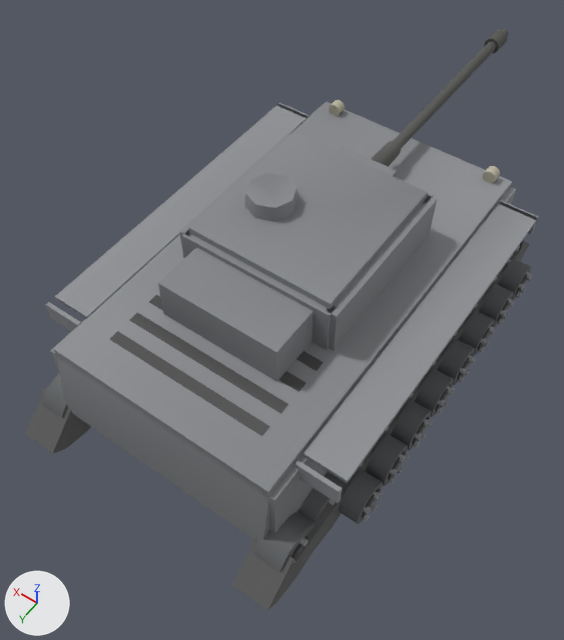
Before and after pictures for a commit that changed the glTF model client/assets/models/tiger1.glb.
One viewpoint serves both versions: a camera (50 mm lens) standing at (-4.09, 6.23, 10.13) and looking at (0.17, 0.26, 0.76). Lighting does not change. The marker at lower left points along +X, +Y and +Z. The older version comes first. Where no turn or scale is listed for an object, it has been applied to the vertices. Vertices at exactly the same position are counted once.

Before the edit, the objects in view are built like this:
```python
me_mesh_36 = bpy.data.meshes.new('Mesh_36')
me_mesh_36.from_pydata(...)  # 168 vertices, 312 faces; spans x -2.13..2.13, y -3.8..3.8, z 0.1..1.17
me_mesh_36.materials.append(mat_tracks_mat)
me_mesh_40 = bpy.data.meshes.new('Mesh_40')
me_mesh_40.from_pydata(...)  # 44 vertices, 76 faces; spans x -1.7..1.7, y 2.7..3.3, z 0.76..1.93
me_mesh_40.materials.append(mat_hullrear_mat)
me_mesh_42 = bpy.data.meshes.new('Mesh_42')
me_mesh_42.from_pydata(...)  # 16 vertices, 24 faces; spans x -1.15..1.15, y -1.29..2.05, z 0.0..0.78
me_mesh_42.materials.append(mat_turretfront_mat)
me_mesh_43 = bpy.data.meshes.new('Mesh_43')
me_mesh_43.from_pydata(...)  # 16 vertices, 24 faces; spans x -1.23..1.23, y -1.25..1.25, z 0.0..0.78
me_mesh_43.materials.append(mat_turretside_mat)
me_mesh_44 = bpy.data.meshes.new('Mesh_44')
me_mesh_44.from_pydata(...)  # a box spanning x -1.15..1.15, y 1.13..1.29, z 0.0..0.78
me_mesh_44.materials.append(mat_turretrear_mat)
me_mesh_45 = bpy.data.meshes.new('Mesh_45')
me_mesh_45.from_pydata(...)  # 26 vertices, 44 faces; spans x -1.1..1.1, y -1.2..1.2, z 0.78..1.11
me_mesh_45.materials.append(mat_turretroof_mat)
ob_hullrear = bpy.data.objects.new('hullRear', me_mesh_40)
ob_hullrear.location = (0.0, 0.0, 0.0)
ob_tracks = bpy.data.objects.new('tracks', me_mesh_36)
ob_tracks.location = (0.0, 0.0, 0.0)
ob_turretfront = bpy.data.objects.new('turretFront', me_mesh_42)
ob_turretfront.parent = ob_turret
ob_turretfront.location = (0.0, 0.0, 0.0)
ob_turretrear = bpy.data.objects.new('turretRear', me_mesh_44)
ob_turretrear.parent = ob_turret
ob_turretrear.location = (0.0, 0.0, 0.0)
ob_turretroof = bpy.data.objects.new('turretRoof', me_mesh_45)
ob_turretroof.location = (0.0, -0.15, 1.96)
ob_turretside = bpy.data.objects.new('turretSide', me_mesh_43)
ob_turretside.location = (0.0, -0.15, 1.96)
# also in view: 'barrel' at (0.0, -4.07, 2.35); 'wheel17' at (-1.86, 3.05, 0.58); 'wheel3' at (-2.28, 1.23, 0.46); 'wheel7' at (-2.28, -0.11, 0.46); 'hullTop' at (0.0, 0.0, 1.97)
```
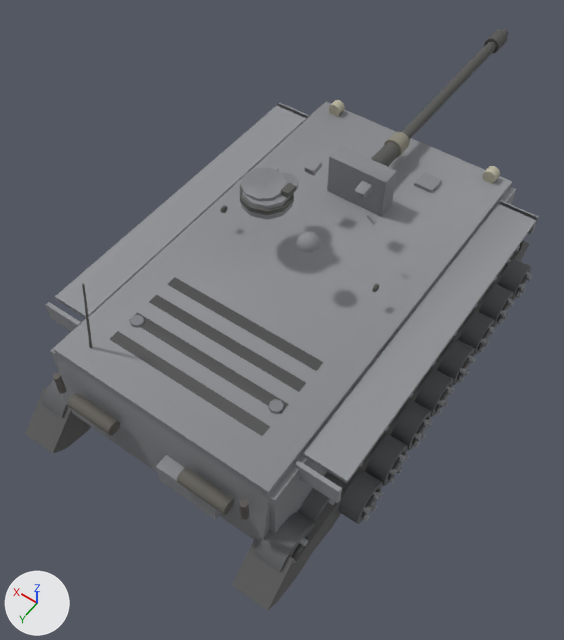
What differs and where, as boxes [x1, y1, x2, y2] in the pictures (564 x 640 px; the box of a moved part takes in the faces that stretch with it):
'turretRoof', reshaped (43% narrower, 46% shorter)
    before: [189, 132, 428, 309]
    after: [240, 158, 377, 253]
'turretFront', no longer drawn
    before: [158, 193, 433, 381]
'hullRear', reshaped (42% taller)
    before: [57, 359, 270, 540]
    after: [52, 283, 270, 540]
'turretRear', no longer drawn
    before: [182, 230, 335, 350]
part 1 of me_mesh_40, added
    after: [177, 468, 235, 515]
part 2 of me_mesh_40, added
    after: [239, 499, 249, 520]
part 3 of me_mesh_40, added
    after: [68, 393, 120, 436]
part 4 of me_mesh_40, added
    after: [52, 373, 67, 394]
part 5 of me_mesh_40, added
    after: [156, 455, 221, 519]
part 6 of me_mesh_40, added
    after: [82, 283, 93, 348]
part 7 of me_mesh_43, deleted
    before: [326, 195, 437, 351]
part 8 of me_mesh_43, deleted
    before: [180, 132, 292, 258]
part 9 of me_mesh_45, added
    after: [241, 180, 293, 220]
part 10 of me_mesh_45, added
    after: [240, 178, 294, 215]
part 11 of me_mesh_45, added
    after: [281, 183, 296, 198]
part 12 of me_mesh_45, added
    after: [296, 231, 321, 253]
part 13 of me_mesh_45, added
    after: [366, 213, 377, 225]
part 14 of me_mesh_45, deleted
    before: [245, 173, 298, 222]
part 15 of me_mesh_45, moved or reshaped
    before: [189, 135, 428, 309]
    after: [305, 161, 372, 199]
'mantlet', unchanged, uncovered by the edit
    before: [336, 146, 397, 178]
    after: [327, 146, 397, 217]

The change, as a diff of the scene's bpy script:
```diff
--- a/client/assets/models/tiger1.glb.py
+++ b/client/assets/models/tiger1.glb.py
@@ me_mesh_40 @@
 # used by ob_hullrear; location = (0.0, 0.0, 0.0)
-me_mesh_40.from_pydata(...)  # 44 vertices, 76 faces; spans x -1.7..1.7, y 2.7..3.3, z 0.76..1.93
+me_mesh_40.from_pydata(...)  # 156 vertices, 268 faces; spans x -1.7..1.7, y 2.7..3.48, z 0.76..3.21
+# me_mesh_40 part 1: a new loose piece, an 8-sided cylinder along x spanning x -1.28..-0.56, y 3.26..3.48, z 1.37..1.59, in mat_hullrear_mat
+# me_mesh_40 part 2: a new loose piece, a 6-sided cylinder along z spanning x -1.544..-1.448, y 3.295..3.405, z 1.492..1.832, in mat_hullrear_mat
+# me_mesh_40 part 3: a new loose piece, an 8-sided cylinder along x spanning x 0.56..1.28, y 3.26..3.48, z 1.37..1.59, in mat_hullrear_mat
+# me_mesh_40 part 4: a new loose piece, a 6-sided cylinder along z spanning x 1.448..1.544, y 3.295..3.405, z 1.492..1.832, in mat_hullrear_mat
+# me_mesh_40 part 5: a new loose piece, a box spanning x -1.07..-0.15, y 3.16..3.42, z 0.94..1.32, in mat_hullrear_mat
+# me_mesh_40 part 6: 12 vertices added at x 1.24..1.35, y 2.72..2.88, z 1.86..3.21
+# other edits to the shape of me_mesh_40 do not show in these pictures
 me_mesh_40.materials.append(mat_hullrear_mat)
@@ me_mesh_43 @@
 # used by ob_turretside; location = (0.0, -0.15, 1.96)
-me_mesh_43.from_pydata(...)  # 16 vertices, 24 faces; spans x -1.23..1.23, y -1.25..1.25, z 0.0..0.78
+me_mesh_43.from_pydata(...)  # 36 vertices, 64 faces; spans x -1.27..1.27, y 0.26..0.37, z 0.37..0.48
+# me_mesh_43 part 7: the loose piece of 8 vertices spanning x -1.23..-1.07, y -1.25..1.25, z 0.0..0.78 is deleted
+# me_mesh_43 part 8: the loose piece of 8 vertices spanning x 1.07..1.23, y -1.25..1.25, z 0.0..0.78 is deleted
+# other edits to the shape of me_mesh_43 do not show in these pictures
 me_mesh_43.materials.append(mat_turretside_mat)
@@ me_mesh_45 @@
 # used by ob_turretroof; location = (0.0, -0.15, 1.96)
-me_mesh_45.from_pydata(...)  # 26 vertices, 44 faces; spans x -1.1..1.1, y -1.2..1.2, z 0.78..1.11
+me_mesh_45.from_pydata(...)  # 181 vertices, 316 faces; spans x -0.86..0.95, y -0.76..0.72, z 0.88..1.18
+# me_mesh_45 part 9: a new loose piece, a 10-sided cut cone along z (radius 0.36 at the low end, 0.33 at the high end) spanning x 0.23..0.92, y -0.16..0.56, z 0.88..1.1, in mat_turretroof_mat
+# me_mesh_45 part 10: a new loose piece, a 10-sided cylinder along z spanning x 0.218..0.932, y -0.175..0.575, z 0.975..1.045, in mat_turretroof_mat
+# me_mesh_45 part 11: a new loose piece, a box spanning x 0.235..0.355, y 0.01..0.19, z 1.1..1.18, in mat_turretroof_mat
+# me_mesh_45 part 12: a new loose piece of 41 vertices spanning x -0.5..-0.19, y 0.4..0.72, z 0.92..1.08, in mat_turretroof_mat
+# me_mesh_45 part 13: a new loose piece of 14 vertices spanning x -0.86..-0.7, y -0.28..-0.22, z 0.89..1.03, in mat_turretroof_mat
+# me_mesh_45 part 14: the loose piece of 18 vertices spanning x 0.14..0.86, y -0.16..0.56, z 0.85..1.11 is deleted
+# me_mesh_45 part 15: 8 vertices removed from x -1.1..1.1, y -1.2..1.2, z 0.78..0.88; 16 vertices added at x -0.48..0.48, y -0.76..-0.54, z 0.9..1.02
+# other edits to the shape of me_mesh_45 do not show in these pictures
 me_mesh_45.materials.append(mat_turretroof_mat)
@@ ob_turretfront @@
-ob_turretfront = bpy.data.objects.new('turretFront', me_mesh_42)
+ob_turretfront = bpy.data.objects.new('turretFront', None)
 ob_turretfront.parent = ob_turret
@@ ob_turretrear @@
-ob_turretrear = bpy.data.objects.new('turretRear', me_mesh_44)
+ob_turretrear = bpy.data.objects.new('turretRear', None)
 ob_turretrear.parent = ob_turret
```
